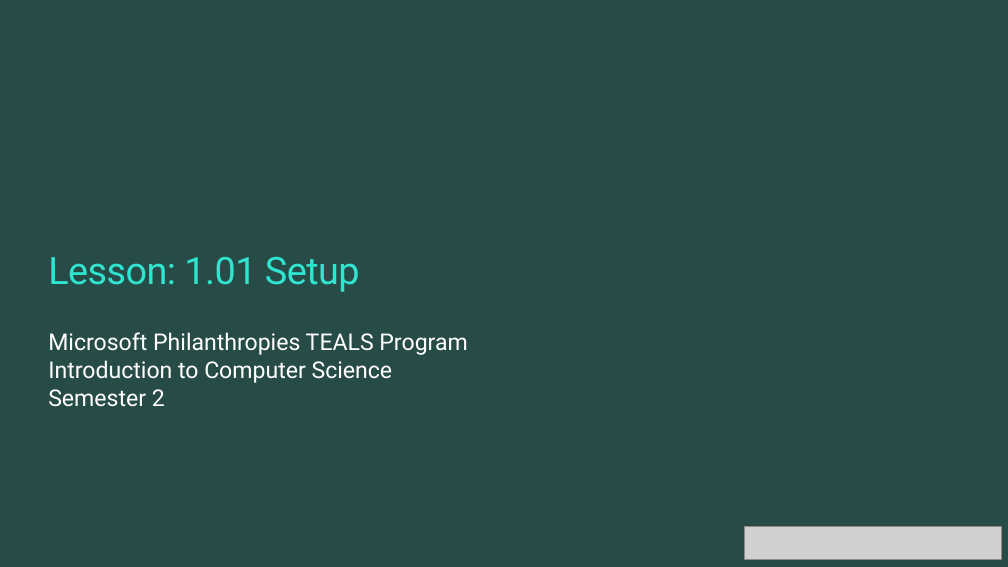
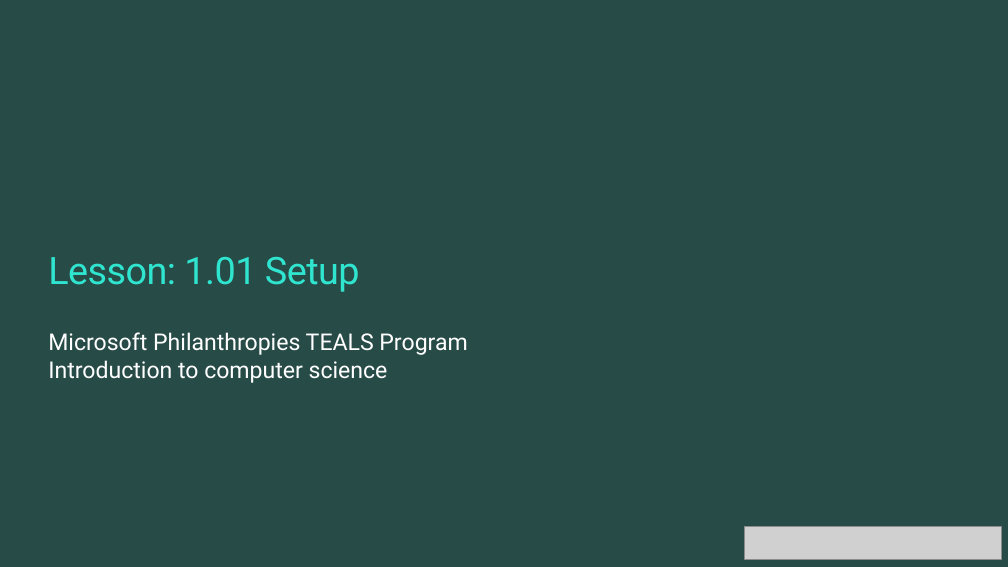
Before and after one commit to TEALSK12/2nd-semester-introduction-to-computer-science, a slide deck: slide 1 of units/1_unit/slidedecks/Intro Python 1.01 TEALS.pptx. Drawn at 1008x567 pixels with LibreOffice and Linux fonts; fonts in the diff are those of the drawing; grey boxes stand for pictures; background and template pictures are left out. Boxes give left, top, right and bottom in pixels: in the first picture for what was removed or moved away, otherwise in the second. Text is boxed around its words. In the diff, an @@ line names an element or a change of style, - is before the commit and + after.

```diff
--- a/units/1_unit/slidedecks/Intro Python 1.01 TEALS.pptx
+++ b/units/1_unit/slidedecks/Intro Python 1.01 TEALS.pptx
@@ text at box(48, 360, 388, 383): text changed @@
-Introduction to Computer Science
-Semester 2
+Introduction to computer science
```
Also in this commit, not shown: 8 other slides changed.
